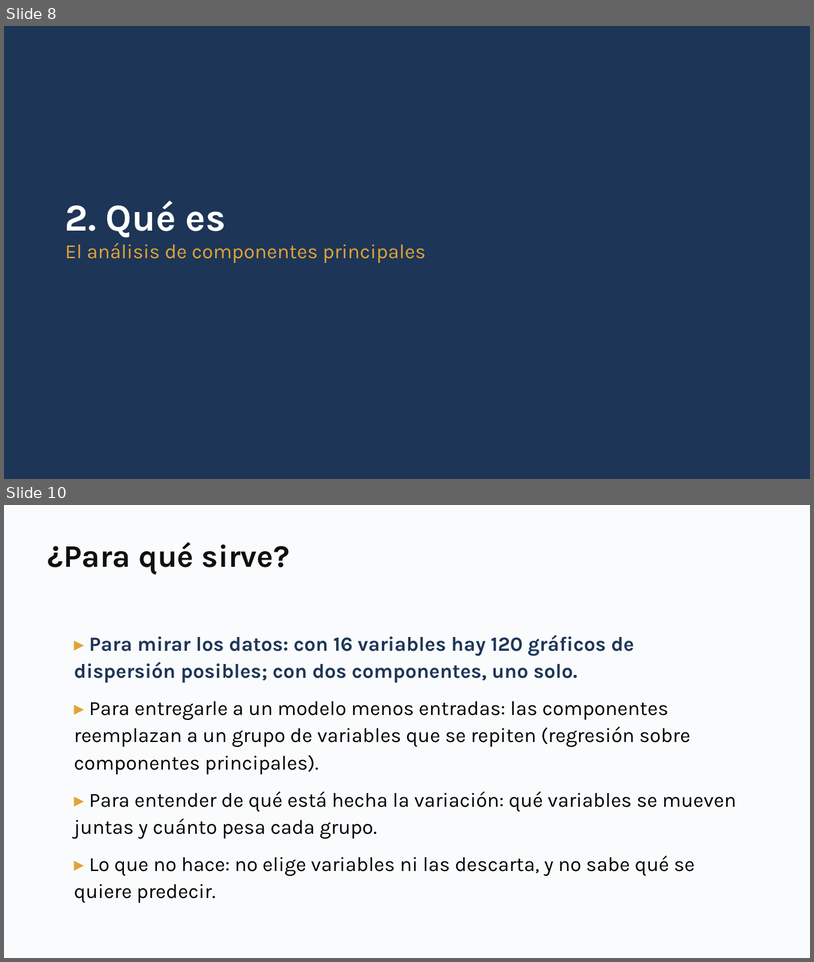
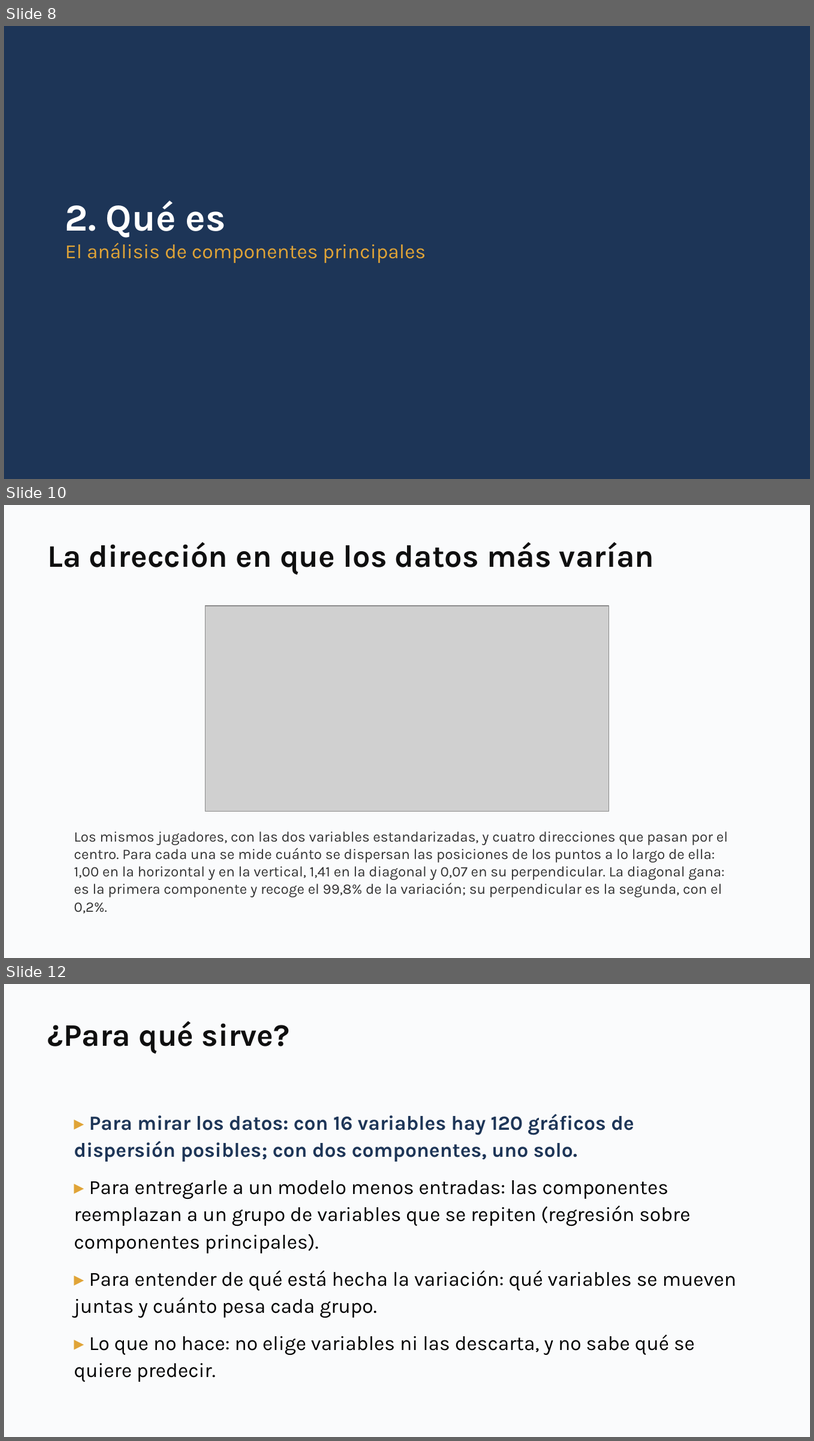
Before and after one commit to daniopitz/diplomado-cdd, a slide deck: presentaciones/clase08_componentes_principales.pptx. Shown one above the other, each under a label of ours: slides 8 and 10 before the commit, slides 8, 10 and 12 after it; the slides between them are not shown. The pictures are 814x962 and 814x1441 pixels, drawn with LibreOffice and Linux fonts; fonts in the diff are those of the drawing; grey boxes stand for pictures. Boxes give left, top, right and bottom in pixels: in the first picture for what was removed or moved away, otherwise in the second. Text is boxed around its words. In the diff, an @@ line names an element or a change of style, - is before the commit and + after.

```diff
--- a/presentaciones/clase08_componentes_principales.pptx
+++ b/presentaciones/clase08_componentes_principales.pptx
@@ slide 10 added at (4, 505, 810, 958), background #FFFFFF @@
@@ rectangle added at (4, 505, 810, 958), fill #FAFBFC @@
@@ text added at (47, 542, 654, 574), 28 pt, text #0F0F0F, bold @@
+La dirección en que los datos más varían
@@ picture added at (206, 606, 609, 812) @@
@@ text added at (74, 831, 728, 914), 13 pt, text #333333 @@
+Los mismos jugadores, con las dos variables estandarizadas, y cuatro direcciones que pasan por el centro. Para cada una se mide cuánto se dispersan las posiciones de los puntos a lo largo de ella: 1,00 en la horizontal y en la vertical, 1,41 en la diagonal y 0,07 en su perpendicular. La diagonal gana: es la primera componente y recoge el 99,8% de la variación; su perpendicular es la segunda, con el 0,2%.
@@ what was slide 10 is now slide 12 @@
```
Also in this commit, not shown: 2 slides changed, 3 other slides added, 1 slide removed, 3 other files.
